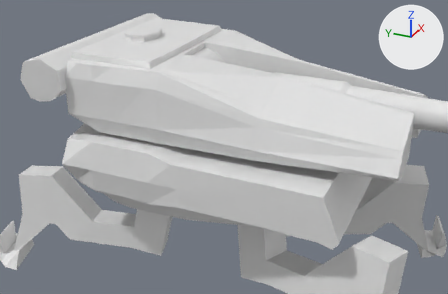
Two versions of the Blender file Character Creator for Video Games Design take1.blend, one commit apart.
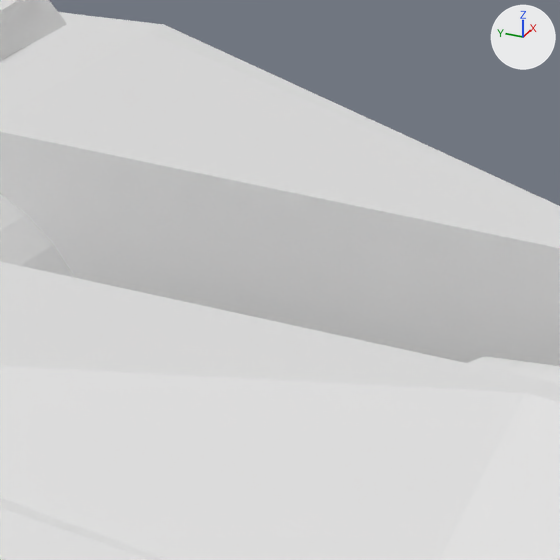
Each version is shown from a 50 mm lens placed at (-16.0, -8.93, 5.97), pointed at (-0.49, -1.95, -1.78), then close up on the part from 48% to 64% of the width and 9% to 33% of the height. Every picture has the same lights, and +X, +Y and +Z are marked at upper right.

Names of what the first close-up shows: 'Cylinder', 'Gun barral', 'Spider tank'.
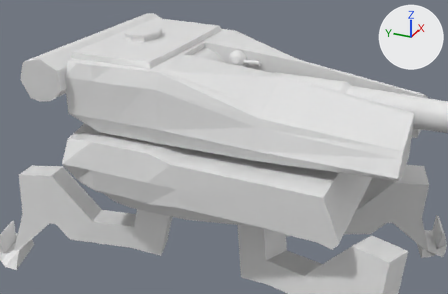
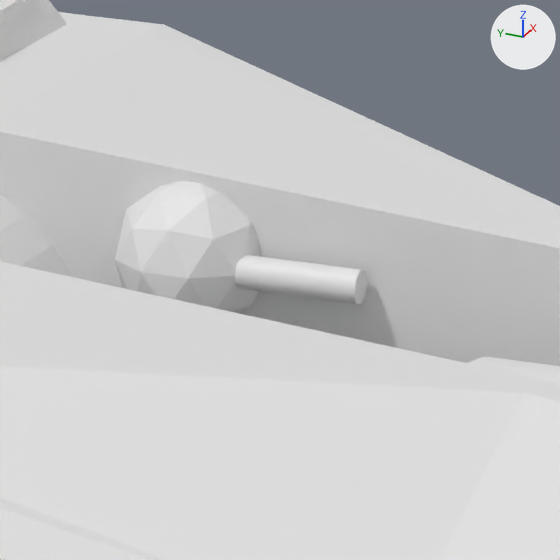
Commit message: added mg for maine gun

Location of each change, [x1, y1, x2, y2] in pixels of the close-ups (560 x 560 px):
'Icosphere', shown: after [115, 181, 261, 314]
'Cylinder.002', added: after [234, 255, 367, 304]

Diff of the bpy script that builds the scene:
```diff
--- a/Character Creator for Video Games Design take1.blend.py
+++ b/Character Creator for Video Games Design take1.blend.py
@@ me_cylinder_005 @@
+me_cylinder_005.from_pydata(...)  # a 40-sided cylinder along z spanning x -0.85..0.85, y -0.85..0.85, z -0.97..0.97
@@ ob_icosphere @@
 ob_icosphere = bpy.data.objects.new('Icosphere', me_icosphere)
-ob_icosphere.location = (-1.857, -2.876, 1.077)
-ob_icosphere.hide_render = True
+ob_icosphere.location = (0.753, -1.883, 0.589)
+ob_icosphere.scale = (0.316, 0.316, 0.316)
@@ ob_cylinder_002 @@
+ob_cylinder_002 = bpy.data.objects.new('Cylinder.002', me_cylinder_005)
+ob_cylinder_002.location = (0.623, -2.263, 0.587)
+ob_cylinder_002.rotation_euler = (1.571, 1.571, 0.0)  # degrees (90, 90, 0)
+ob_cylinder_002.scale = (0.0761, 0.0761, 0.359)
```
